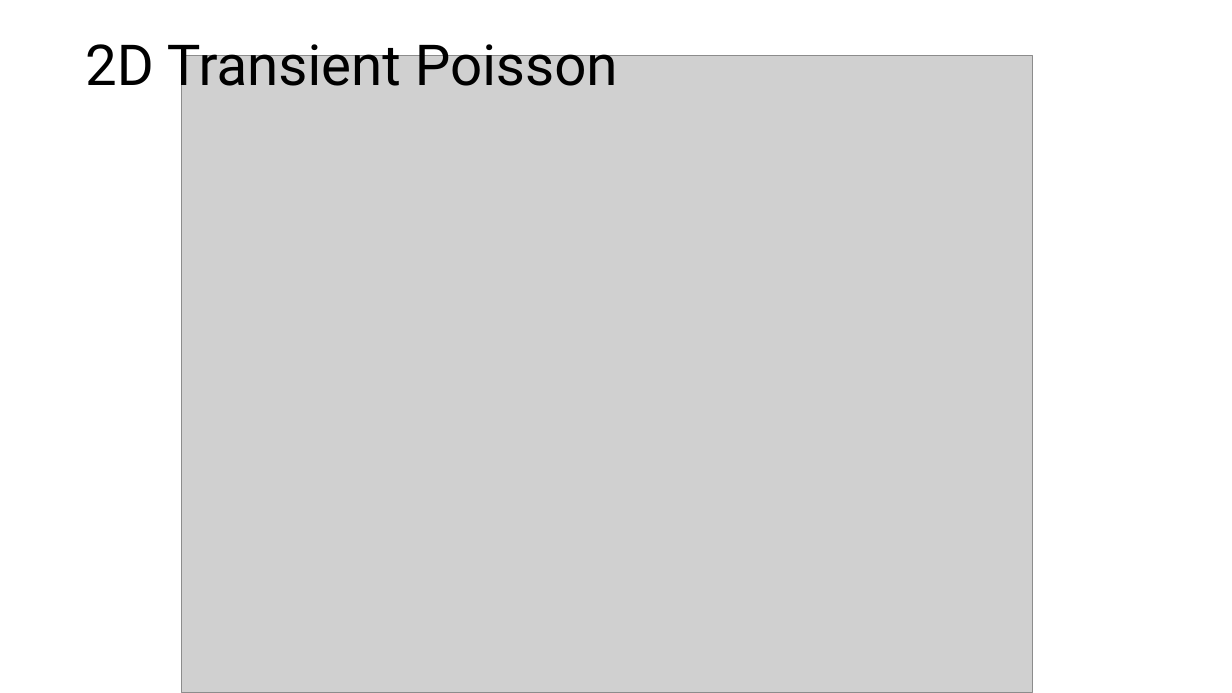
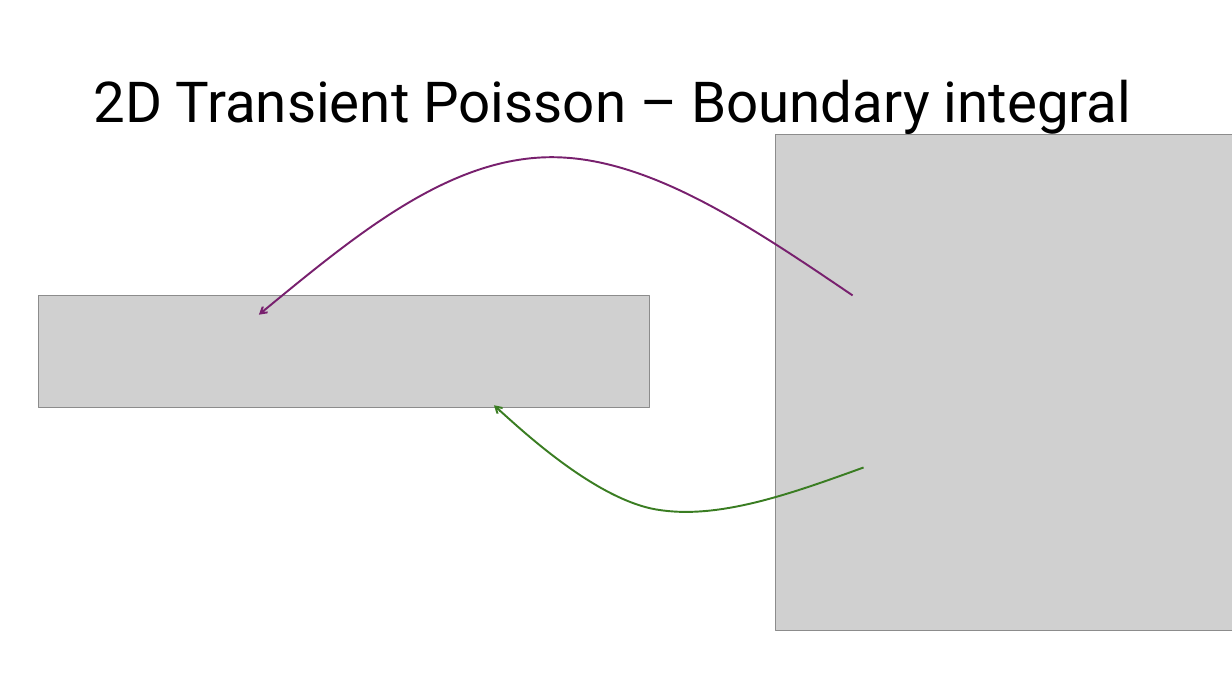
Before and after one commit to lfreeman5/Fall25, a slide deck: slide 10 of FEA/Final_Project/Final_Presentation.pptx (slide 15 before the commit). Drawn at 1232x693 pixels with LibreOffice and Linux fonts; fonts in the diff are those of the drawing; grey boxes stand for pictures. Boxes give left, top, right and bottom in pixels: in the first picture for what was removed or moved away, otherwise in the second. Text is boxed around its words. In the diff, an @@ line names an element or a change of style, - is before the commit and + after.

Commit message:
Update FEA project files and simulation parameters
Added node numbering figure and project zip archive. Updated geometry_2d.py to use a 5x5 grid with new spacing. Added debug print statements in matrices_2d.py. Overhauled simulation setup and boundary conditions in solve_2d_heat.py for clarity and new test case. Modified HW7/problem3a.py to use new triangle points and print only relevant matrix for Poisson problem.

```diff
--- a/FEA/Final_Project/Final_Presentation.pptx
+++ b/FEA/Final_Project/Final_Presentation.pptx
@@ picture removed at <box>182,55,1032,693</box> @@
@@ title at <box>94,79,1131,135</box>: text changed @@
-2D Transient Poisson
+2D Transient Poisson – Boundary integral
@@ picture added at <box>776,135,1232,631</box> @@
@@ freeform shape added at <box>259,157,853,314</box>, outline #78206E 1.5 pt @@
@@ picture added at <box>39,296,651,408</box> @@
@@ freeform shape added at <box>494,406,864,512</box>, outline #3B7D23 1.5 pt @@
```
Also in this commit, not shown: 2 other slides changed, 1 slide added, 7 other files.
